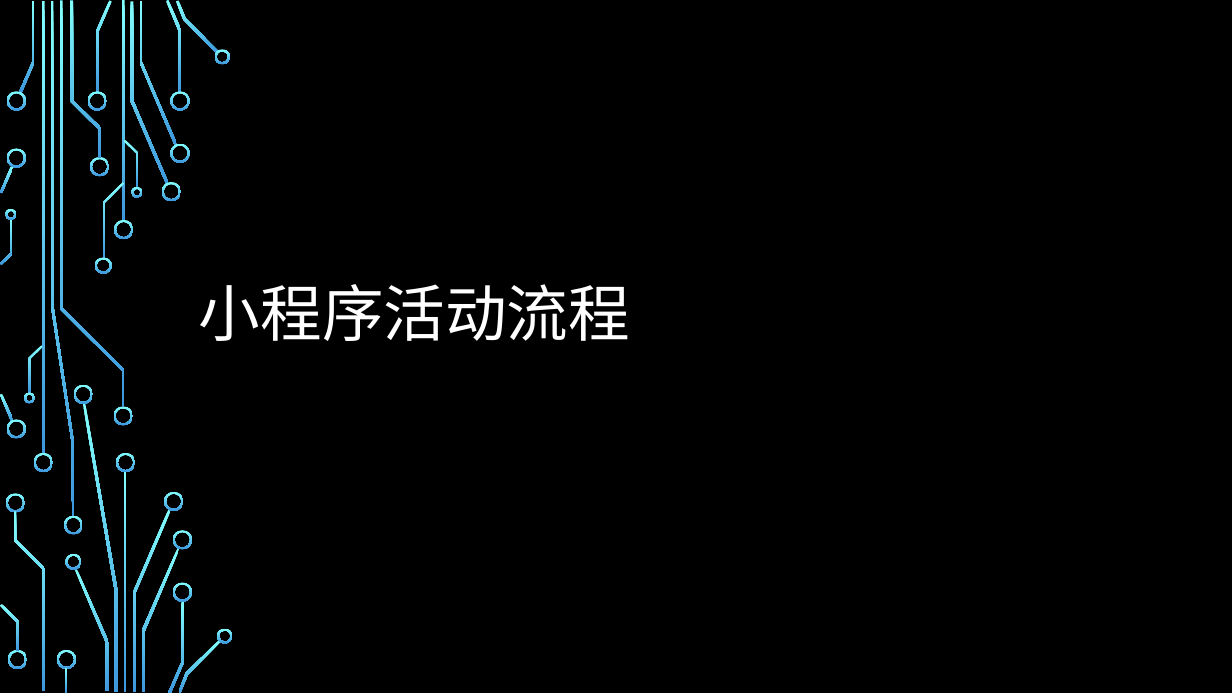
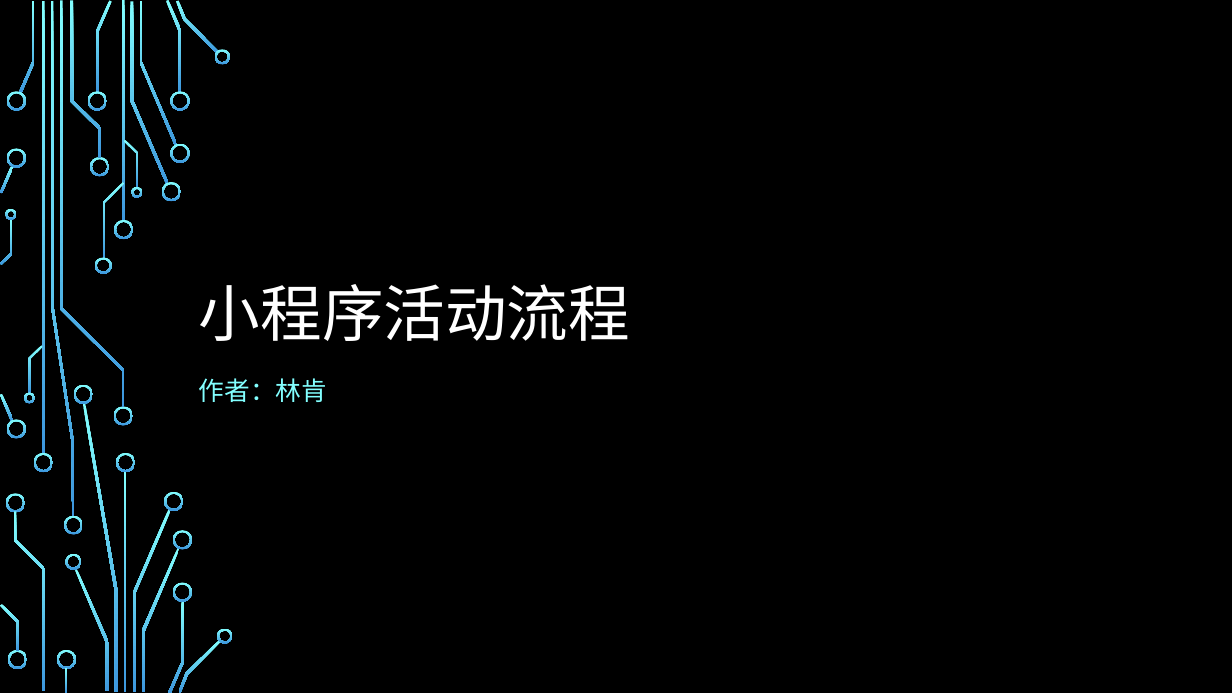
Before and after one commit to FullStackPark/MiniProgram, a slide deck: slide 1 of 大会流程.pptx. Drawn at 1232x693 pixels with LibreOffice and Linux fonts; fonts in the diff are those of the drawing; background and template pictures are left out. Boxes give left, top, right and bottom in pixels: in the first picture for what was removed or moved away, otherwise in the second. Text is boxed around its words. In the diff, an @@ line names an element or a change of style, - is before the commit and + after.

Commit message:
修改了作者
修改了作者

```diff
--- a/大会流程.pptx
+++ b/大会流程.pptx
@@ subtitle added at [199,378,327,402], 20 pt, text #82FFFF @@
+作者：林肯
```
Also in this commit, not shown: 1 other slide changed.
